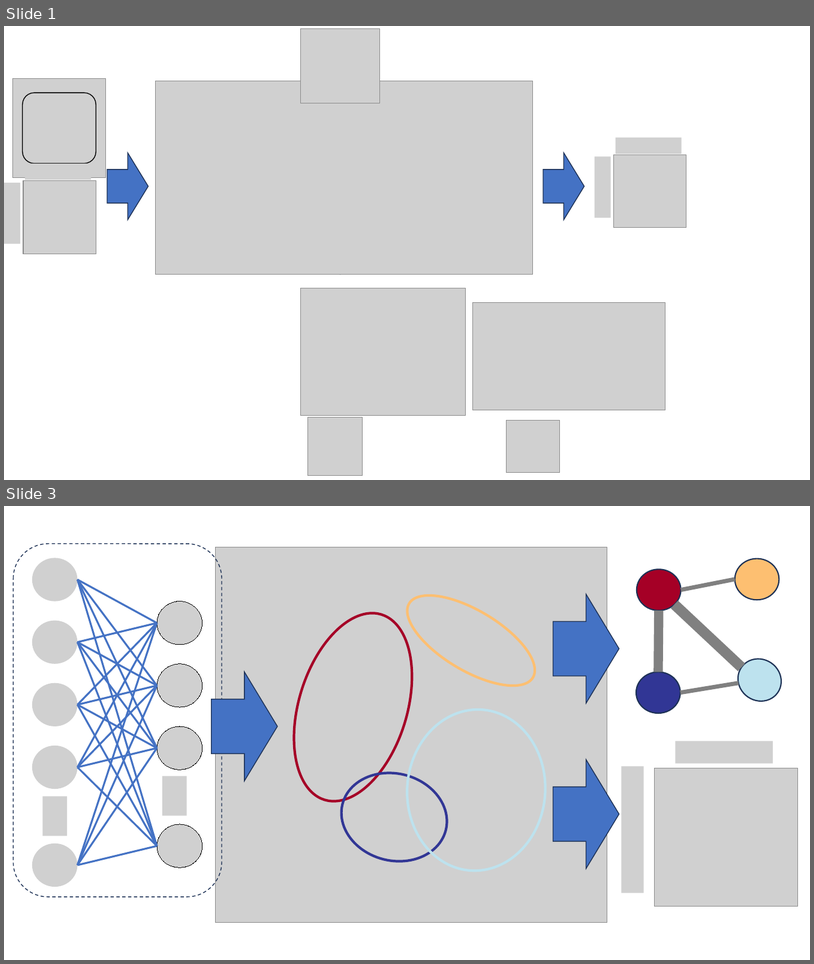
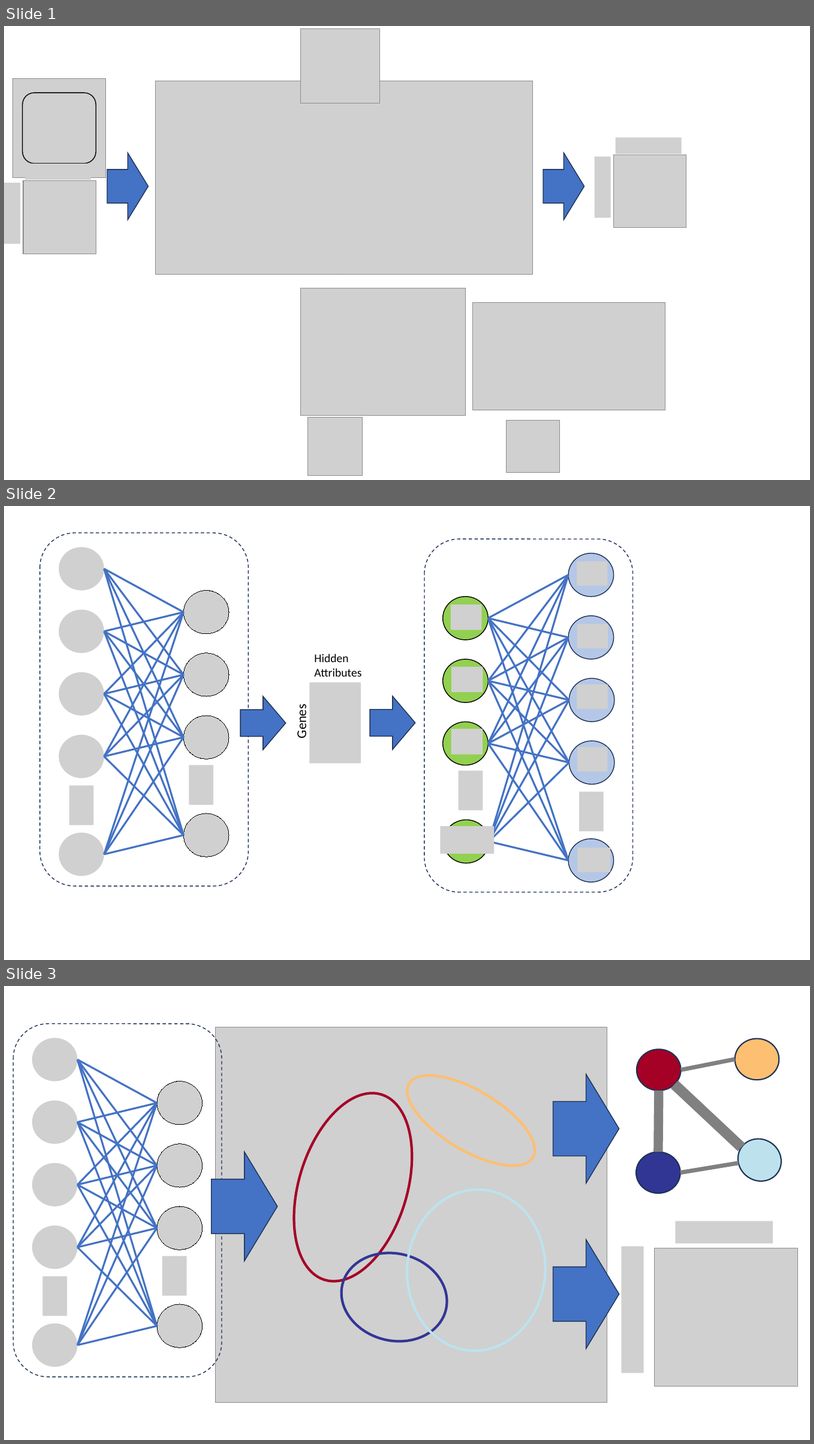
Before and after one commit to audreyfulab/HGRN_repo_fork, a slide deck: HGRN_pseudocode/fancy_schematic.pptx. Shown one above the other, each under a label of ours: slides 1 and 3 before the commit, slides 1, 2 and 3 after it; the slides between them are not shown. The pictures are 814x964 and 814x1444 pixels, drawn with LibreOffice and Linux fonts; fonts in the diff are those of the drawing; grey boxes stand for pictures. Boxes give left, top, right and bottom in pixels: in the first picture for what was removed or moved away, otherwise in the second. Text is boxed around its words. In the diff, an @@ line names an element or a change of style, - is before the commit and + after.

```diff
--- a/HGRN_pseudocode/fancy_schematic.pptx
+++ b/HGRN_pseudocode/fancy_schematic.pptx
@@ slide 2 added at (4,506,810,960), background #FFFFFF @@
@@ group added at (39,532,248,885): 20 lines, 11 pictures, 1 rounded rectangle @@
@@ text added at (314,654,362,676), 14 pt, text #000000 @@
+Hidden Attributes
@@ picture added at (309,682,361,763) @@
@@ right arrow added at (240,697,286,750), fill #4472C4, outline #1E3256 1 pt @@
@@ right arrow added at (370,696,416,749), fill #4472C4, outline #1E3256 1 pt @@
@@ text added at (293,707,309,738), 16 pt, text #000000 @@
+Genes
@@ group added at (425,539,633,892): 20 lines, 11 pictures, 9 ellipses, 1 rounded rectangle @@
```
Also in this commit, not shown: 1 slide changed, 1 other slide added, 1 slide removed, 4 other files.
